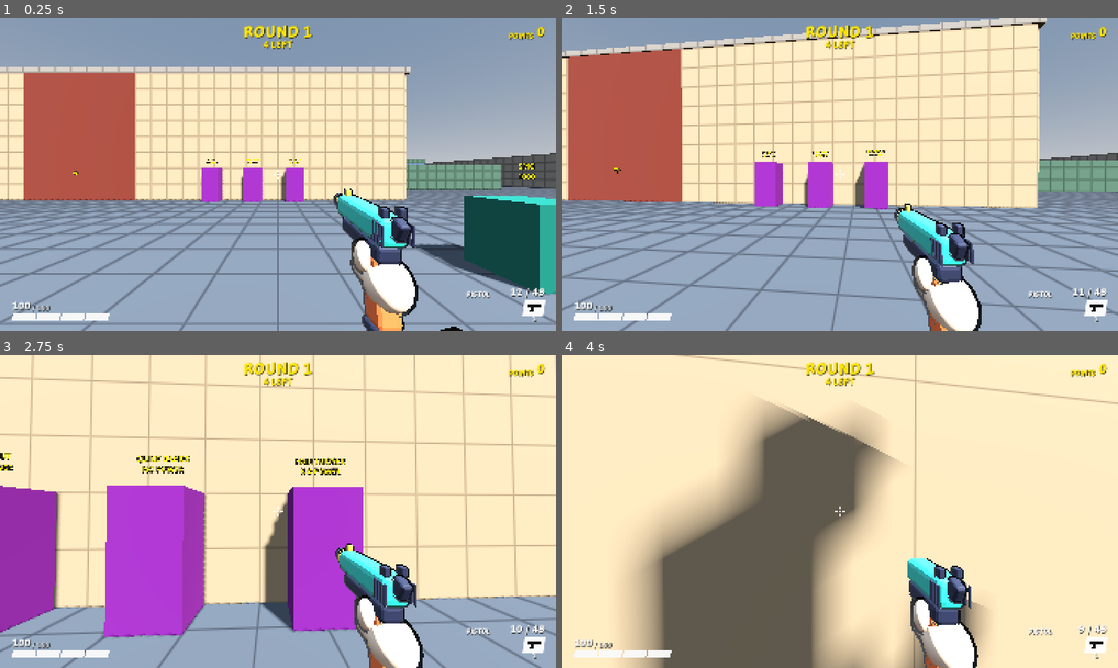
Above: before the commit, frames 1-4 (two rows, left to right).
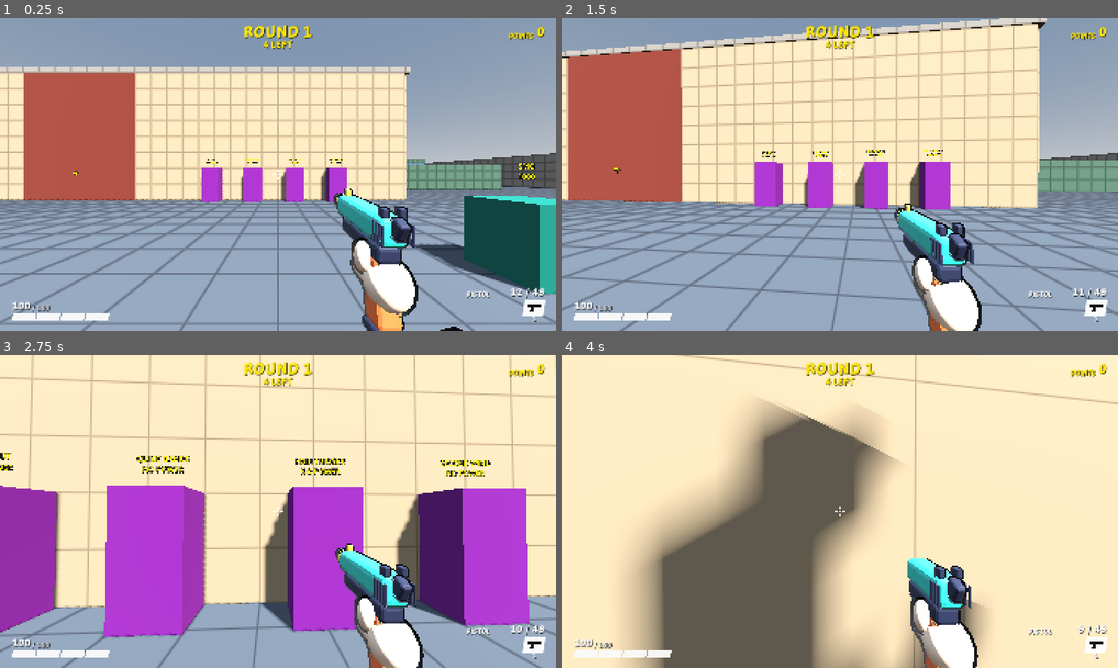
Above: after the commit, the same moments.

Repository: juanakajuan/zombie-survival-fps
Game: Godot game, scene res://levels/compound.tscn
The game is run twice, just before and just after one commit, with the same random seed, the same clock (stepped at 60 frames per second) and the same inputs.
Inputs (mouse positions are in pixels of both pictures, inside the frame that each line leads up to):
- Up to frame 1 (0.25 s): no input
- Up to frame 2 (1.5 s): tap Enter (restart) at 0.5 s; move the mouse to (867, 174) at 0.52 s; hold Right mouse button (aim) 0.53-1.28 s; hold W (move_forward) from 0.53 s (still down); click (867, 174) at 0.67 s; tap Space (jump) at 0.77, 1.07 s; move the mouse to (812, 174) at 1.27 s; tap Ctrl (crouch) at 1.35 s
- Up to frame 3 (2.75 s): keep holding W (move_forward); tap Space (jump) at 1.52, 1.82 s; move the mouse to (289, 505) at 2.02 s; press the mouse at (289, 505) at 2.03 s
- Up to frame 4 (4 s): keep holding W (move_forward); move the mouse to (834, 517) at 2.77 s; release the mouse at (834, 517) at 2.78 s; tap E (interact) at 2.85 s; click (834, 517) at 2.92 s; tap Space (jump) at 3.02, 3.32, 3.77 s; move the mouse to (878, 514) at 3.52 s; tap V (melee) at 3.6 s

The runs differ from the first frame. In frame 1, 0.4% of the frame differs, in the area x 57-63%, y 45-59%; in frame 2, 1.1%; in frame 3, 9.3%, in the area x 71-96%, y 33-87%; in frame 4, nothing differs.

Commit message:
feat: add the self-revive perk
SECOND WIND (1500) is the fourth perk. With it, the player goes down at
0 health and stands up with half health after 4 s. PerkItem.self_revive
(a bool) becomes self_revive_time and self_revive_health.

At 0 health the player loses every held perk and its max health bonus
(Health.lower_max), so the revive uses up SECOND WIND. Both levels get a
SECOND WIND machine on the power switch. The verify driver gives the real
perk, and the downed journey now shows the stand-up before the game over.

Closes #63

Diff:
--- a/health/health.gd
+++ b/health/health.gd
@@ -4,7 +4,7 @@
 
 signal damaged(amount: float)
 signal died
-## Emitted after `current` changes, from damage, heal(), raise_max(), or reset().
+## Emitted after `current` changes, from damage, heal(), raise_max(), lower_max(), or reset().
 signal changed(current: float)
 
 @export_range(1.0, 10000.0, 1.0) var max_health: float = 100.0
@@ -49,6 +49,15 @@
 	changed.emit(current)
 
 
+## Lowers max_health by `amount`, and `current` to the new max_health if it is above it.
+func lower_max(amount: float) -> void:
+	if amount == 0.0:
+		return
+	max_health -= amount
+	current = minf(current, max_health)
+	changed.emit(current)
+
+
 ## Raises `current` by `amount`, up to max_health. Does nothing for an amount of 0 or less.
 func heal(amount: float) -> void:
 	if amount <= 0.0:
--- a/levels/compound.tscn
+++ b/levels/compound.tscn
@@ -18,6 +18,7 @@
 [ext_resource type="Resource" path="res://perks/iron_gut.tres" id="25_iron_gut"]
 [ext_resource type="Resource" path="res://perks/quick_hands.tres" id="26_quick_hands"]
 [ext_resource type="Resource" path="res://perks/hair_trigger.tres" id="27_hair_trigger"]
+[ext_resource type="Resource" path="res://perks/second_wind.tres" id="28_second_wind"]
 
 [sub_resource type="NavigationMesh" id="navigation_mesh"]
 geometry_parsed_geometry_type = 1
@@ -600,3 +601,8 @@
 transform = Transform3D(-1, 0, 0, 0, 1, 0, 0, 0, -1, 5, 0, 4.7)
 item = ExtResource("27_hair_trigger")
 power = NodePath("../PowerSwitch")
+
+[node name="SecondWindMachine" parent="." node_paths=PackedStringArray("power") instance=ExtResource("24_perk_machine")]
+transform = Transform3D(-1, 0, 0, 0, 1, 0, 0, 0, -1, 7.5, 0, 4.7)
+item = ExtResource("28_second_wind")
+power = NodePath("../PowerSwitch")
--- a/levels/test_range.tscn
+++ b/levels/test_range.tscn
@@ -21,6 +21,7 @@
 [ext_resource type="Resource" path="res://perks/iron_gut.tres" id="19_iron_gut"]
 [ext_resource type="Resource" path="res://perks/quick_hands.tres" id="20_quick_hands"]
 [ext_resource type="Resource" path="res://perks/hair_trigger.tres" id="21_hair_trigger"]
+[ext_resource type="Resource" path="res://perks/second_wind.tres" id="22_second_wind"]
 
 [sub_resource type="NavigationMesh" id="navigation_mesh"]
 geometry_parsed_geometry_type = 1
@@ -275,3 +276,8 @@
 transform = Transform3D(0, 0, 1, 0, 1, 0, -1, 0, 0, -5, 0, -5)
 item = ExtResource("21_hair_trigger")
 power = NodePath("../PowerSwitch")
+
+[node name="SecondWindMachine" parent="." node_paths=PackedStringArray("power") instance=ExtResource("18_perk_machine")]
+transform = Transform3D(0, 0, 1, 0, 1, 0, -1, 0, 0, -5, 0, 2.5)
+item = ExtResource("22_second_wind")
+power = NodePath("../PowerSwitch")
--- a/perks/perk_item.gd
+++ b/perks/perk_item.gd
@@ -1,6 +1,6 @@
 class_name PerkItem
 extends BuyItem
-## A perk that a perk machine sells. The player keeps it until death. Each value changes one stat while the perk is
+## A perk that a perk machine sells. The player keeps it until 0 health. Each value changes one stat while the perk is
 ## held, and a value at its default changes nothing.
 
 ## The short text on the perk's HUD icon.
@@ -12,8 +12,11 @@
 @export_range(0.1, 1.0, 0.05) var reload_time_scale: float = 1.0
 ## Multiplies the time between shots of every weapon.
 @export_range(0.1, 1.0, 0.05) var fire_interval_scale: float = 1.0
-## At 0 health the player is downed instead of dead. Without such a perk, the player dies at once.
-@export var self_revive: bool = false
+## Above 0, the player is downed at 0 health instead of dead, and stands up after this many seconds. Without such a
+## perk, the player dies at once.
+@export_range(0.0, 30.0, 0.5, "suffix:s") var self_revive_time: float = 0.0
+## The fraction of max health that the self-revive stands the player up with.
+@export_range(0.05, 1.0, 0.05) var self_revive_health: float = 0.5
 
 
 func can_apply(player: Player) -> bool:
--- a/perks/perks.gd
+++ b/perks/perks.gd
@@ -1,8 +1,8 @@
 class_name Perks
 extends Node
-## The perks that the player holds. It is the only owner of the list. A perk stays until the player dies.
+## The perks that the player holds. It is the only owner of the list. A perk stays until the player gets to 0 health.
 
-## Emitted after a perk is added.
+## Emitted after a perk is added or the perks are lost.
 signal changed
 
 @export_range(1, 8) var max_held: int = 4
@@ -22,9 +22,20 @@
 	changed.emit()
 
 
-## Whether a held perk downs the player at 0 health instead of killing them.
-func has_self_revive() -> bool:
-	return held.any(func(perk: PerkItem) -> bool: return perk.self_revive)
+## Removes every held perk and its max health bonus.
+func lose_all() -> void:
+	for perk: PerkItem in held:
+		health.lower_max(perk.max_health_bonus)
+	held.clear()
+	changed.emit()
+
+
+## The held perk that downs the player at 0 health instead of killing them, or null.
+func self_revive() -> PerkItem:
+	for perk: PerkItem in held:
+		if perk.self_revive_time > 0.0:
+			return perk
+	return null
 
 
 func reload_time_scale() -> float:
--- /dev/null
+++ b/perks/second_wind.tres
@@ -0,0 +1,11 @@
+[gd_resource type="Resource" script_class="PerkItem" format=3]
+
+[ext_resource type="Script" path="res://perks/perk_item.gd" id="1_item"]
+
+[resource]
+script = ExtResource("1_item")
+icon_text = "S"
+icon_color = Color(0.25, 0.55, 1, 1)
+self_revive_time = 4.0
+display_name = "SECOND WIND"
+cost = 1500
--- a/player/player.gd
+++ b/player/player.gd
@@ -50,7 +50,8 @@
 @export_range(0.0, 10.0, 0.05) var slide_friction: float = 0.6
 
 @export_group("Downed")
-## With a self-revive perk, the player is downed at 0 health for this long, then dies.
+## With a self-revive perk, the player is downed at 0 health. The perk stands the player up after its time, and if
+## this time ends first, the player dies.
 @export_range(0.5, 60.0, 0.5, "suffix:s") var downed_time: float = 10.0
 @export_range(0.0, 10.0, 0.1, "suffix:m/s") var downed_speed: float = 1.0
 ## The height of the head above the feet while downed.
@@ -112,6 +113,8 @@
 var _stance := Stance.STANDING
 var _life := Life.ALIVE
 var _downed_left := 0.0
+var _self_revive_left := 0.0
+var _self_revive_health := 0.0
 ## The weapon in hand before the player went down.
 var _weapon_before_down: Weapon
 ## The pistol of a downed player who holds none. It is not in `weapons`, and a revive frees it.
@@ -200,8 +203,11 @@
 	var on_floor := is_on_floor()
 	if is_downed():
 		_downed_left -= delta
+		_self_revive_left -= delta
 		hud.show_downed(_downed_left)
-		if _downed_left <= 0.0:
+		if _self_revive_left <= 0.0:
+			revive(_self_revive_health)
+		elif _downed_left <= 0.0:
 			_die()
 	_update_focus()
 	if _focused != null and weapon.trigger_enabled:
@@ -360,8 +366,10 @@
 
 
 func _on_health_died() -> void:
-	if perks.has_self_revive():
-		_go_down()
+	var self_revive := perks.self_revive()
+	perks.lose_all()
+	if self_revive != null:
+		_go_down(self_revive)
 	else:
 		_die()
 
@@ -371,9 +379,11 @@
 		_stand_up()
 
 
-func _go_down() -> void:
+func _go_down(self_revive: PerkItem) -> void:
 	_life = Life.DOWNED
 	_downed_left = downed_time
+	_self_revive_left = self_revive.self_revive_time
+	_self_revive_health = self_revive.self_revive_health
 	_weapon_before_down = weapon
 	_set_stance(Stance.CROUCHED)
 	var pistol := weapon_holding(downed_weapon)
--- a/tests/levels/test_compound.gd
+++ b/tests/levels/test_compound.gd
@@ -91,7 +91,7 @@
 	var power := level.get_node("PowerSwitch") as PowerSwitch
 	assert_true(OFFICE.has_point(Vector2(power.global_position.x, power.global_position.z)), "the switch is in the office")
 	var machines: Array[BuyStation] = stations_in(level).filter(func(station: BuyStation) -> bool: return station.item is PerkItem)
-	assert_eq(machines.size(), 3, "perk machines")
+	assert_eq(machines.size(), 4, "perk machines")
 	for machine: BuyStation in machines:
 		var at := Vector2(machine.global_position.x, machine.global_position.z)
 		assert_true(not WAREHOUSE.has_point(at) and not OFFICE.has_point(at), "%s is outside both buildings" % machine.name)
--- a/tests/perks/test_perks.gd
+++ b/tests/perks/test_perks.gd
@@ -104,7 +104,7 @@
 	var power := level.get_node("PowerSwitch") as PowerSwitch
 	assert_true(ROOM.has_point(Vector2(power.global_position.x, power.global_position.z)), "the switch is in the room")
 	var machines: Array[BuyStation] = stations_in(level).filter(func(station: BuyStation) -> bool: return station.item is PerkItem)
-	assert_eq(machines.size(), 3, "perk machines")
+	assert_eq(machines.size(), 4, "perk machines")
 	for machine: BuyStation in machines:
 		assert_true(machine.power == power, "%s needs the switch" % machine.name)
 		assert_true(not machine.has_power(), "%s has no power at the start" % machine.name)
--- a/tests/player/test_downed.gd
+++ b/tests/player/test_downed.gd
@@ -1,6 +1,8 @@
 extends TestCase
 
 const SMG: WeaponData = preload("res://weapons/smg.tres")
+const SECOND_WIND: PerkItem = preload("res://perks/second_wind.tres")
+const IRON_GUT: PerkItem = preload("res://perks/iron_gut.tres")
 const SETTLE_FRAMES := 10
 
 var _self_revive := PerkItem.new()
@@ -172,8 +174,44 @@
 	assert_true(player.health.current < player.health.max_health * 0.5, "the zombie hits the revived player")
 
 
+func test_second_wind_stands_the_player_up_after_its_time() -> void:
+	var player := await spawn_player(Vector3.ZERO, SETTLE_FRAMES)
+	player.perks.add(SECOND_WIND)
+	player.health.damage(player.health.max_health)
+	assert_true(player.is_downed(), "downed")
+	await run_seconds(SECOND_WIND.self_revive_time - 0.2)
+	assert_true(player.is_downed(), "still downed just before the revive time")
+	await run_seconds(0.4)
+	assert_true(not player.is_downed(), "not downed after the revive time")
+	assert_true(not player.is_dead(), "not dead")
+	assert_almost_eq(player.health.current, player.health.max_health * SECOND_WIND.self_revive_health, 0.01, "revive health")
+	assert_true(not player.hud.readout().downed_visible, "the HUD timer is hidden")
+
+
+func test_going_down_loses_every_perk() -> void:
+	var player := await spawn_player(Vector3.ZERO, SETTLE_FRAMES)
+	var start_max := player.health.max_health
+	player.perks.add(IRON_GUT)
+	player.perks.add(SECOND_WIND)
+	player.health.damage(player.health.max_health)
+	assert_true(player.perks.held.is_empty(), "no perk held")
+	assert_almost_eq(player.health.max_health, start_max, 0.01, "the IRON GUT bonus is gone")
+	assert_true(player.hud.readout().perk_icons.is_empty(), "the HUD shows no perk icon")
+
+
+func test_the_revive_uses_up_second_wind() -> void:
+	var player := await spawn_player(Vector3.ZERO, SETTLE_FRAMES)
+	player.perks.add(SECOND_WIND)
+	player.health.damage(player.health.max_health)
+	await run_seconds(SECOND_WIND.self_revive_time + 0.2)
+	assert_true(not player.is_downed(), "stood up")
+	player.health.damage(player.health.max_health)
+	assert_true(player.is_dead(), "with the perk used up, 0 health kills")
+
+
+## A self-revive slower than downed_time, so that these tests see the downed state end in death.
 func _down(player: Player) -> void:
-	_self_revive.self_revive = true
+	_self_revive.self_revive_time = 30.0
 	if player.perks.can_add(_self_revive):
 		player.perks.add(_self_revive)
 	player.health.damage(player.health.max_health)
Not shown, changed: .claude/skills/verify/scripts/driver.gd
Not shown, changed: .claude/skills/verify/SKILL.md
Not shown, changed: .claude/skills/verify/features/death-and-game-over.md
Not shown, changed: .claude/skills/verify/features/power-and-perks.md
Not shown, changed: .claude/skills/verify/journeys/downed.steps
Not shown, changed: DESIGN.md
